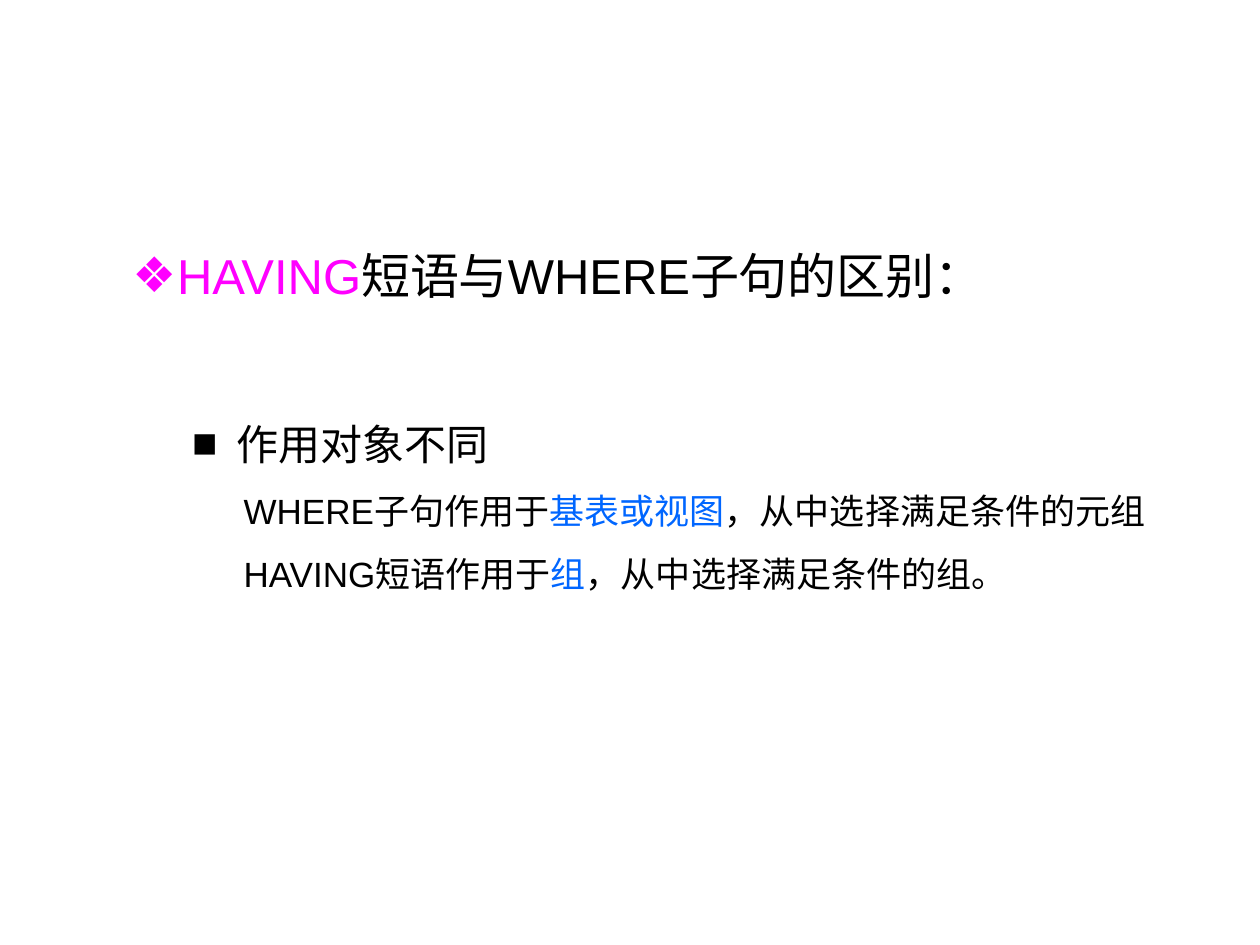
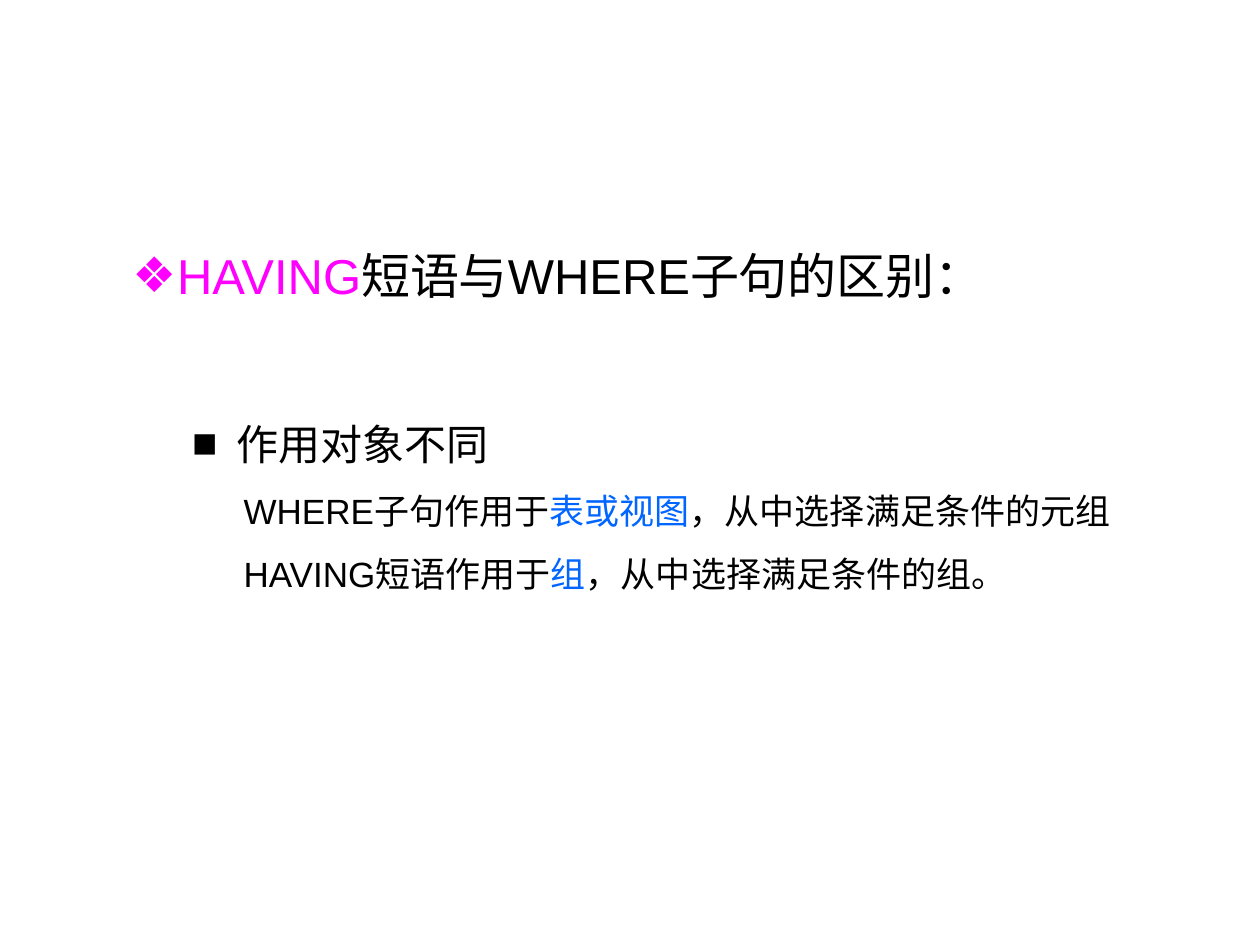
Before and after one commit to HBU/DataBase, a slide deck: slide 103 of PPT/PPT2020/DB第03章（1）-2020.pptx. Drawn at 1260x945 pixels with LibreOffice and Linux fonts; fonts in the diff are those of the drawing; background and template pictures are left out. Boxes give left, top, right and bottom in pixels: in the first picture for what was removed or moved away, otherwise in the second. Text is boxed around its words. In the diff, an @@ line names an element or a change of style, - is before the commit and + after.

Commit message:
PPT update

```diff
--- a/PPT/PPT2020/DB第03章（1）-2020.pptx
+++ b/PPT/PPT2020/DB第03章（1）-2020.pptx
@@ text at (x1=244, y1=496, x2=1111, y2=528): text changed @@
-    WHERE子句作用于基表或视图，从中选择满足条件的元组
+    WHERE子句作用于表或视图，从中选择满足条件的元组
```
Also in this commit, not shown: 5 other slides changed, 4 other files.
